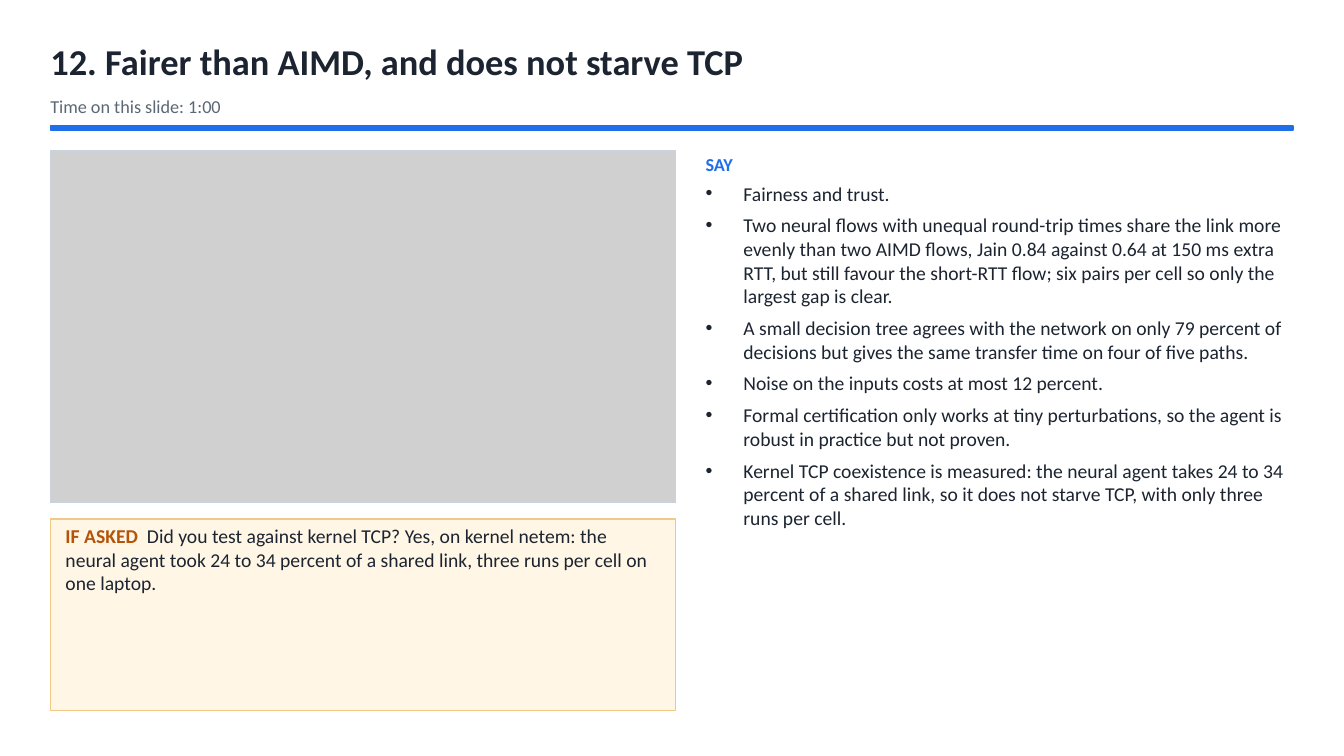
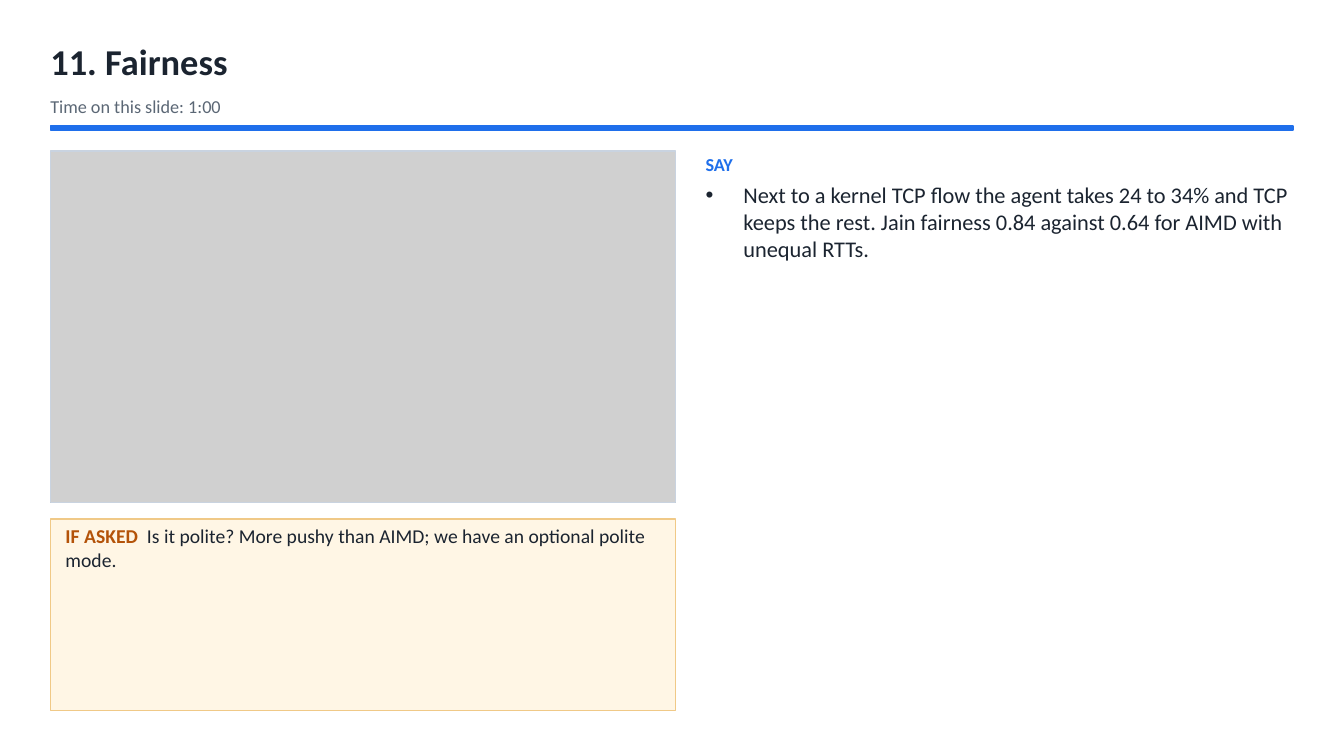
Before and after one commit to Capsturrrr/REPLIC, a slide deck: slide 13 of docs/final/RUDP_Host_Guide.pptx (slide 14 before the commit). Drawn at 1344x756 pixels with LibreOffice and Linux fonts; fonts in the diff are those of the drawing; grey boxes stand for pictures. Boxes give left, top, right and bottom in pixels: in the first picture for what was removed or moved away, otherwise in the second. Text is boxed around its words. In the diff, an @@ line names an element or a change of style, - is before the commit and + after.

```diff
--- a/docs/final/RUDP_Host_Guide.pptx
+++ b/docs/final/RUDP_Host_Guide.pptx
@@ text at (50,49,227,76): text changed @@
-12. Fairer than AIMD, and does not starve TCP
+11. Fairness
@@ text at (743,187,1287,261): text changed; size 14 to 16 pt @@
-• Fairness and trust.
-• Two neural flows with unequal round-trip times share the link more evenly than two AIMD flows, Jain 0.84 against 0.64 at 150 ms extra RTT, but still favour the short-RTT flow; six pairs per cell so only the largest gap is clear.
-• A small decision tree agrees with the network on only 79 percent of decisions but gives the same transfer time on four of five paths.
-• Noise on the inputs costs at most 12 percent.
-• Formal certification only works at tiny perturbations, so the agent is robust in practice but not proven.
-• Kernel TCP coexistence is measured: the neural agent takes 24 to 34 percent of a shared link, so it does not starve TCP, with only three runs per cell.
+• Next to a kernel TCP flow the agent takes 24 to 34% and TCP keeps the rest. Jain fairness 0.84 against 0.64 for AIMD with unequal RTTs.
@@ text at (65,529,645,567): text changed @@
-IF ASKED Did you test against kernel TCP? Yes, on kernel netem: the neural agent took 24 to 34 percent of a shared link, three runs per cell on one laptop.
+IF ASKED Is it polite? More pushy than AIMD; we have an optional polite mode.
```
Also in this commit, not shown: 37 other slides changed, 5 slides removed, 9 other files.
